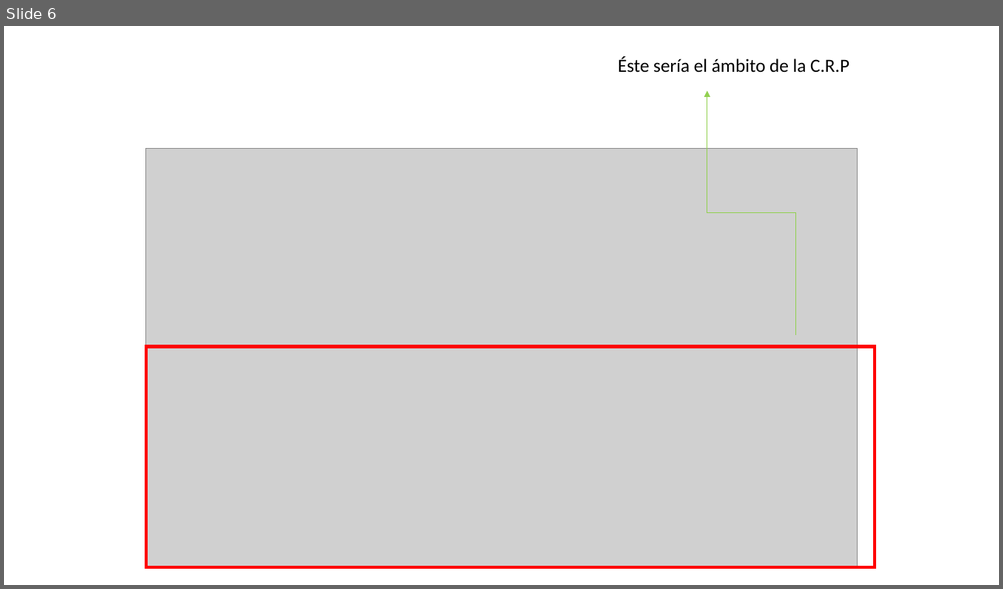
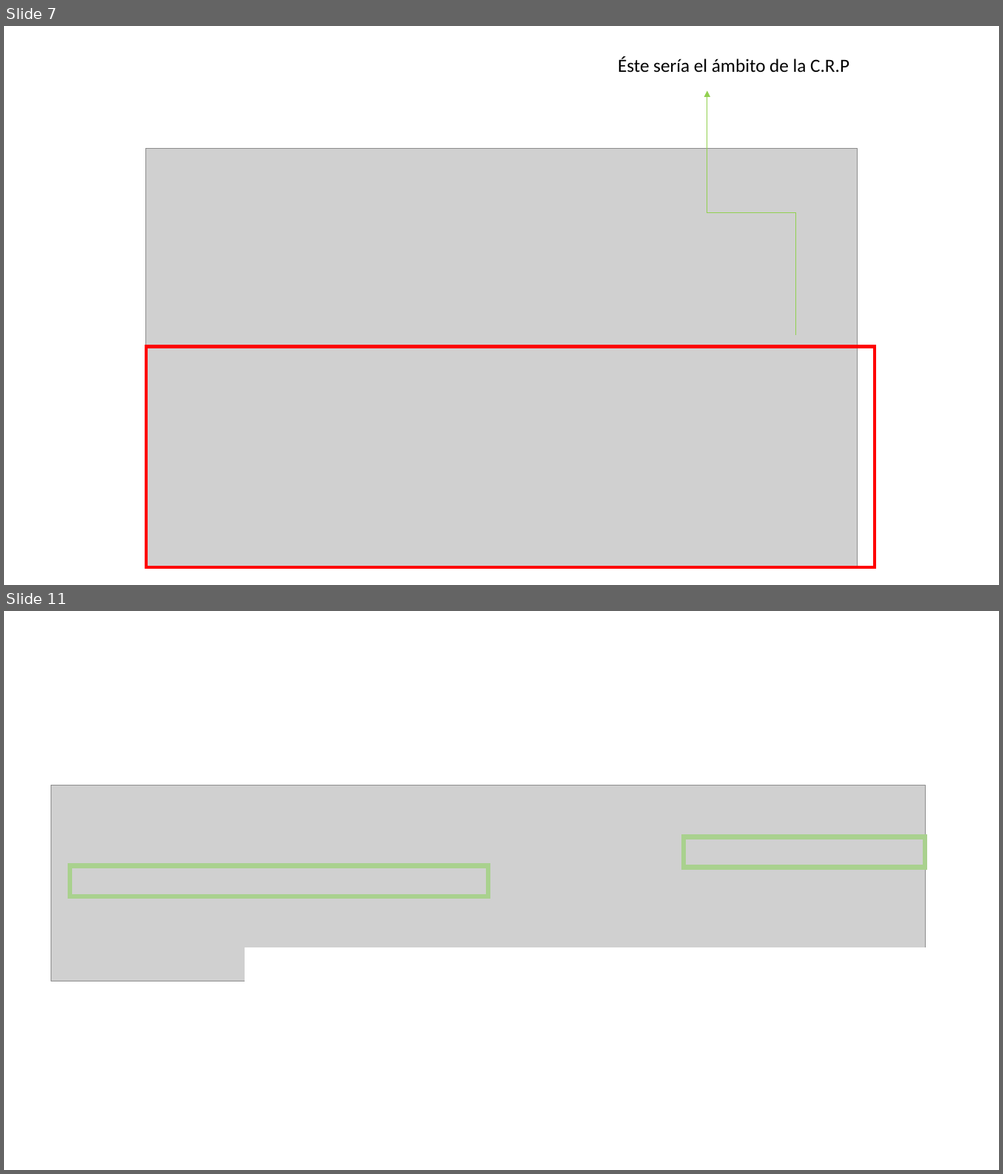
Before and after one commit to zaboltar/zaboltar.github.io, a slide deck: assets uarm/2023 1 UarmPCrit/Kant - ilustracion proyecto critico educacion.pptx. Shown one above the other, each under a label of ours: slide 6 before the commit, slides 7 and 11 after it; the slides between them are not shown. The pictures are 1003x589 and 1003x1174 pixels, drawn with LibreOffice and Linux fonts; fonts in the diff are those of the drawing; grey boxes stand for pictures. Boxes give left, top, right and bottom in pixels: in the first picture for what was removed or moved away, otherwise in the second. Text is boxed around its words. In the diff, an @@ line names an element or a change of style, - is before the commit and + after.

```diff
--- a/assets uarm/2023 1 UarmPCrit/Kant - ilustracion proyecto critico educacion.pptx
+++ b/assets uarm/2023 1 UarmPCrit/Kant - ilustracion proyecto critico educacion.pptx
@@ slide 11 added at (4, 611, 999, 1170), background #FFFFFF @@
@@ picture added at (51, 786, 925, 982) @@
@@ rectangle added at (684, 837, 925, 868), outline #A9D18E 4.5 pt @@
@@ rectangle added at (70, 866, 488, 897), outline #A9D18E 4.5 pt @@
@@ rectangle added at (247, 950, 925, 982), fill #FFFFFF, outline #FFFFFF 4.5 pt @@
@@ what was slide 6 is now slide 7 @@
```
Also in this commit, not shown: 6 slides changed, 16 other slides added, 5 slides removed, 15 other files.
